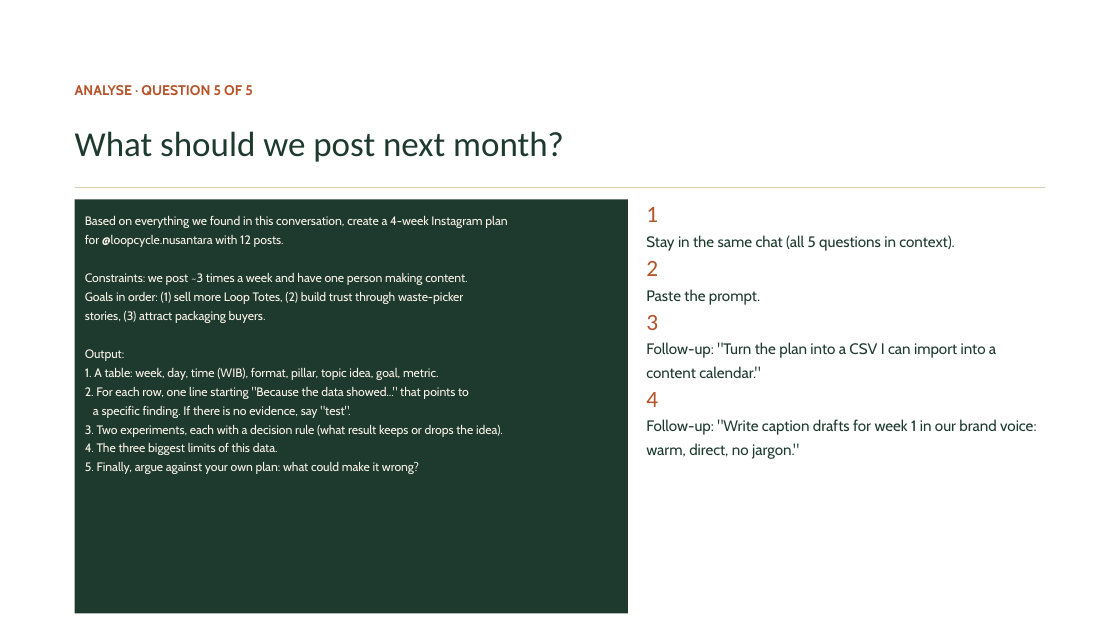
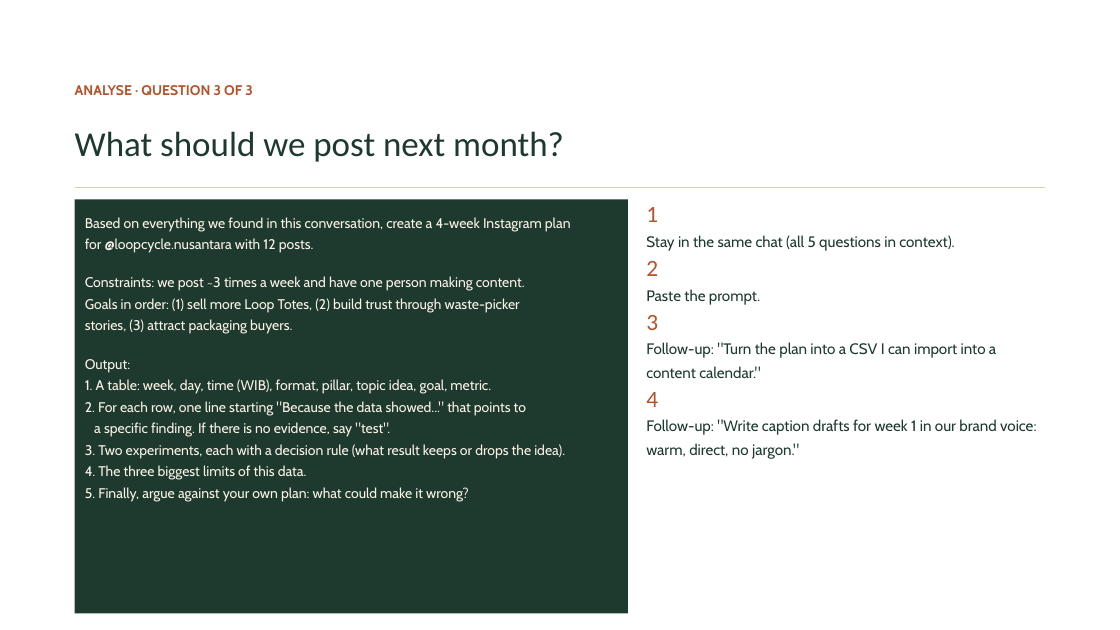
Before and after one commit to itsbharathp/LoopCycle, a slide deck: slide 36 of Prestentations/AI for Content Creation — The Basics.pptx (slide 40 before the commit). Drawn at 1120x630 pixels with LibreOffice and Linux fonts; fonts in the diff are those of the drawing. Boxes give left, top, right and bottom in pixels: in the first picture for what was removed or moved away, otherwise in the second. Text is boxed around its words. In the diff, an @@ line names an element or a change of style, - is before the commit and + after.

```diff
--- a/Prestentations/AI for Content Creation — The Basics.pptx
+++ b/Prestentations/AI for Content Creation — The Basics.pptx
@@ text at <box>75,85,253,95</box>: text changed @@
-ANALYSE · QUESTION 5 OF 5
+ANALYSE · QUESTION 3 OF 3
@@ text "Based on everything we found ..." at <box>85,217,571,502</box>: size 10.5 to 12 pt @@
```
Also in this commit, not shown: 8 other slides changed, 4 slides removed.
